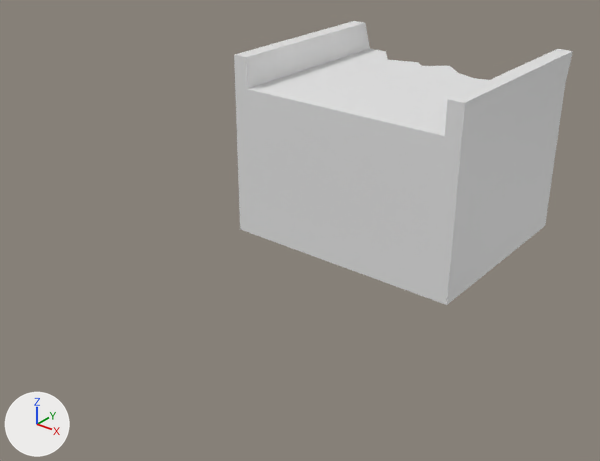
An edit to the OBJ model Assets/Art/Model/Dungeon/Dungeon_RoadEndCap_2x2.obj, drawn before and after from the same camera.
One viewpoint serves both versions: a camera (50 mm lens) standing at (2.71, -4.74, 1.47) and looking at (-0.06, -1.27, -0.68). The lights are fixed; the arrows at lower left show +X, +Y and +Z. The first picture is the older version. Where no turn or scale is listed for an object, it has been applied to the vertices.

Names of what the first picture shows: 'Dungeon_RoadEndCap_2x2'.
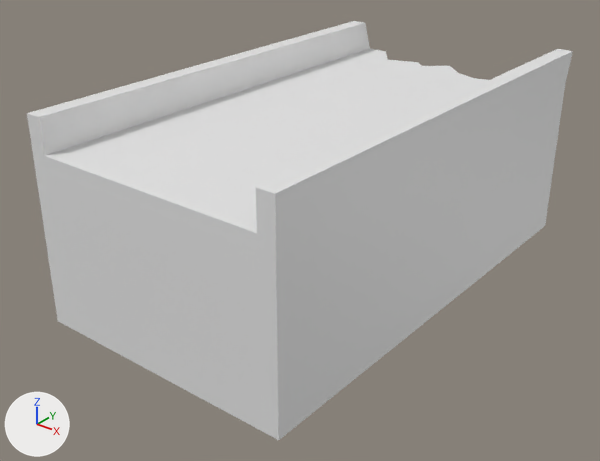
The change in detail:
me_dungeon_roadendcap_2x2 is used by ob_dungeon_roadendcap_2x2; location (0.0, 0.0, 0.0).
me_dungeon_roadendcap_2x2 had 60 vertices, 58 faces and spanned x -0.8..0.8, y -1.0..0.4, z -1.0..0.2.
me_dungeon_roadendcap_2x2 now has 60 vertices, 58 faces and spans x -0.8..0.8, y -2.5..0.4, z -1.0..0.2.
me_dungeon_roadendcap_2x2 part 1: all 30 vertices in x -0.8..0.8, y -1.0, z -1.0..0.2 are moved by (0.0, -1.5, 0.0).

Where the change shows, as pixel boxes [x1, y1, x2, y2] in the pictures (600 x 461 px):
'Dungeon_RoadEndCap_2x2', reshaped (61% wider, 47% taller)
    before: [234, 21, 573, 305]
    after: [27, 21, 573, 440]
